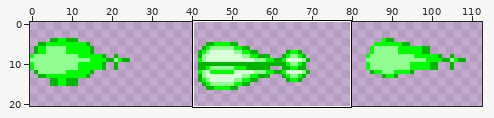
Sprite sheet: guns/doomcell/doombfg/bulletmuzzle3.png. Above, an overview of the earlier version with the close-up marked.
Close-up. As it was:
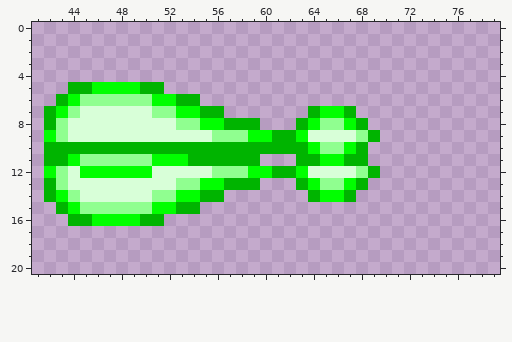
The file is 126x21 pixels. Shown: x 41..79, y 0..20. The wide view leaves out empty margins.
The result:
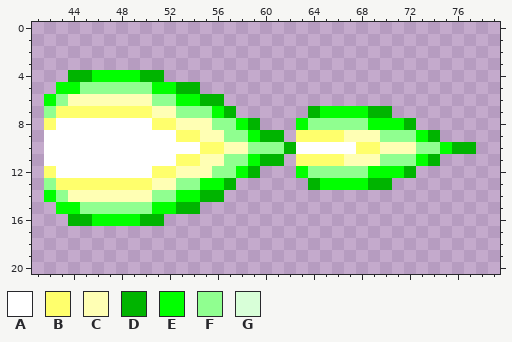
Palette (. is transparent): A #ffffff  B #ffff6c  C #ffffb4  D #00b400  E #01ff00  F #90ff90  G #d8ffd8
Difference:
@@ x 41..79 @@
  3 .......................................
- 4 .......................................
- 5 ...DDEEEEDD............................
- 6 ..DEFFFFFFEEDD.........................
- 7 .DEFGGGGGGFFEEDD.......DEED............
- 8 .DFGGGGGGGGGFFEEDDD...DEFFED...........
- 9 .EFGGGGGGGGGGGGFFFEEDDEGGGGFD..........
-10 .DDDDDDDDDDDDDDDDDDDDDDEFFED...........
-11 .DDEFFFFFFEEEDDDDDD...DDEEDD...........
-12 .EFGEEEEEEGGGGGFFFEEDDEGGGGFD..........
-13 .DFGGGGGGGGGFFEEDDD...DEFFED...........
-14 .DEFGGGGGGFFEEDD.......DEED............
-15 ..DEFFFFFFEEDD.........................
+ 4 ...DDEEEEDD............................
+ 5 ..EEFFFFFFEEDD.........................
+ 6 .EFCCCCCCCFFEEDD.......................
+ 7 .FBBBBBBBBCCFFFED......DEEEEDD.........
+ 8 .BAAAAAAAABBCCCFFED...EFFFFFEEED.......
+ 9 .AAAAAAAAAAABBCCFFEDD.BBBBCCCFFFED.....
+10 .AAAAAAAAAAAAABBCCFFFDAAAAABBCCCFFEDD..
+11 .AAAAAAAAAAABBCCFFEDD.BBBBCCCFFFED.....
+12 .BAAAAAAAABBCCCFFED...EFFFFFEEED.......
+13 .FBBBBBBBBCCFFEED......DEEEEDD.........
+14 .EFCCCCCCCFFEEDD.......................
+15 ..EEFFFFFFEEDD.........................
 16 ...DDEEEEDD............................
